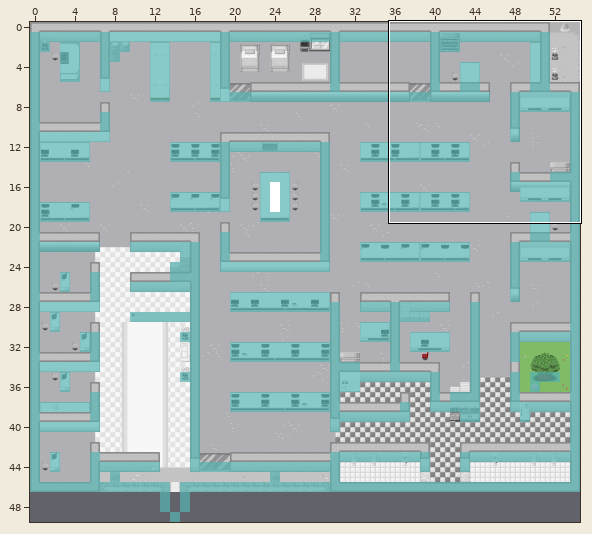
Tiled map: lib/office_map.tmx. Above: a wide view before the commit, with the close-up outlined.
Close-up. As it was:
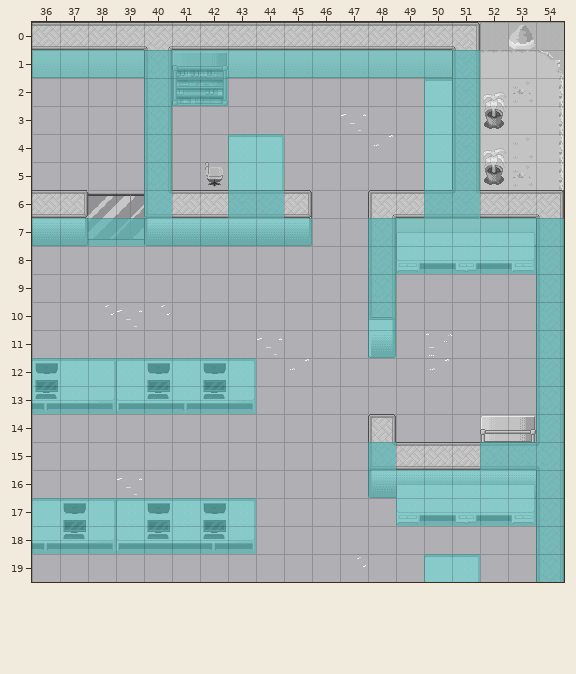
Cells are 32x32 px. Shown: x 36..54, y 0..19. The commit also changed other parts of the map, which this record leaves out. Tiles whose own drawing changed are shown in their newer look in all pictures.
The result:
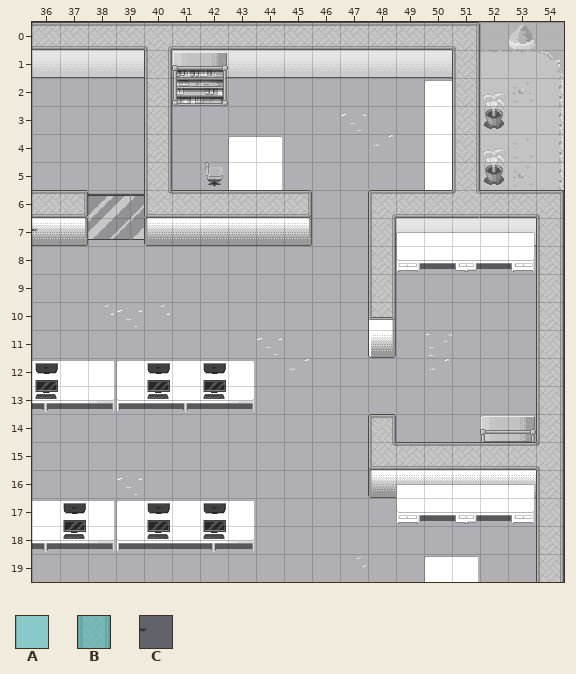
Key: from "free_tileset": A 282, B 294; from "office-tileset": C 131.
_ is an empty cell.
See-through tiles are keyed as they look on the map.
Changes in this commit:
Layer "objects":
y 7: x 36 _ -> C
Layer "collision" (now hidden):
y 1: x 36..51 BBBBBBBBBBBBBBBB -> ________________
y 2: x 40..42 BAA -> ___; x 50..51 AA -> __
y 3: x 40 B -> _; x 50..51 AA -> __
y 4..6: x 40 B -> _; x 43..44 AA -> __; x 50..51 AA -> __
y 7: x 36..45 BBAABBBBBB -> __________; x 48..54 BBBBBBB -> _______
y 8: x 48..54 BAAAAAB -> _______
y 9..11: x 48 B -> _; x 54 B -> _
y 12..13: x 36..43 AAAAAAAA -> ________; x 54 B -> _
y 14: x 54 B -> _
y 15: x 48 B -> _; x 52..54 AAB -> ___
y 16: x 48..54 BBBBBBB -> _______
y 17: x 36..43 AAAAAAAA -> ________; x 49..54 AAAAAB -> ______
y 18: x 36..43 AAAAAAAA -> ________; x 54 B -> _
y 19: x 50..51 AA -> __; x 54 B -> _
Pixel boxes of the changes (left, top, right, bottom) in both close-ups:
changed: (32, 50, 564, 582)
